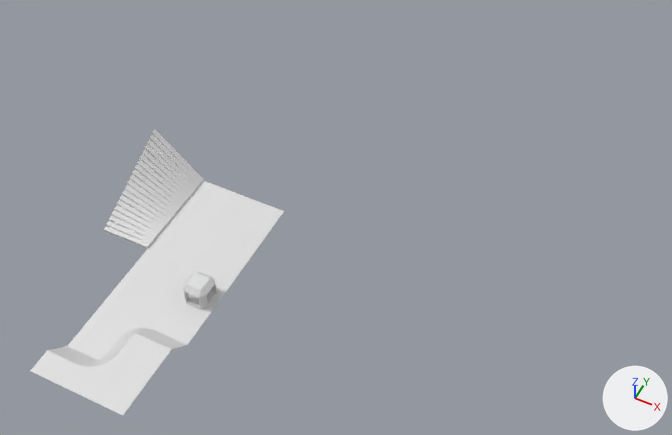
One commit to the glTF model static/levels/test/scene.gltf: the scene before it, then after it.
Camera for both pictures: a camera (50 mm lens) standing at (135.0, -160.0, 271.0) and looking at (30.0, 50.0, 7.0). The lights are fixed; the arrows at lower right show +X, +Y and +Z. Where no turn or scale is listed for an object, it has been applied to the vertices. Vertices at the same position are counted once.
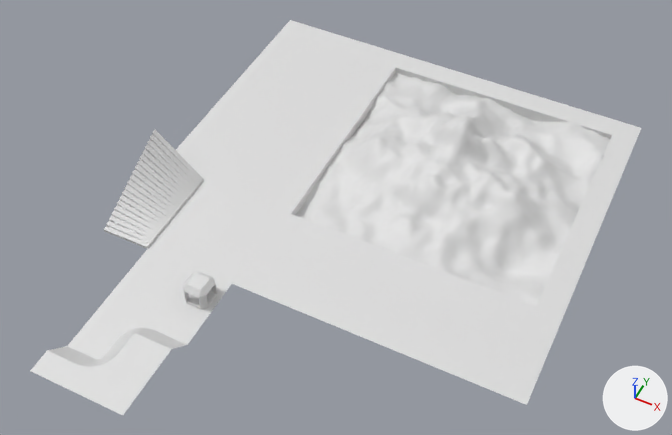
Patch to the scene script:
```diff
--- a/static/levels/test/scene.gltf.py
+++ b/static/levels/test/scene.gltf.py
@@ mat_material_002 @@
+mat_material_002 = principled_material('Material.002')
+mat_material_002.base_color = (0.8, 0.8, 0.8)  # white #e7e7e7
+mat_material_002.metallic = 0.5
+mat_material_002.roughness = 0.8
@@ me_plane_001 @@
 # used by ob_plane; location = (0.0, 0.0, 0.0)
-me_plane_001.from_pydata(...)  # 120 vertices, 182 faces; spans x -50.0..7.0, y -56.0..50.0, z 0.0..9.0
-me_plane_001.materials.append(mat_material_001)  # white #e7e7e7
+me_plane_001.from_pydata(...)  # 140 vertices, 213 faces; spans x -50.0..120.0, y -56.0..160.0, z -6.0..9.0
+# me_plane_001 part 1
+# 8 vertices are added at x 7.0..120.0, y 10.0..50.0, z -6.0..0.0
+# 7 new vertices lie (0.0, 100.0, 0.0) away from vertices in x -50.0..120.0, y 50.0, z -6.0..0.0
+# 5 new vertices lie (0.0, 10.0, 0.0) away from vertices in x -50.0..120.0, y 150.0, z 0.0
+# 31 new faces join them
+me_plane_001.materials.append(mat_material_002)  # white #e7e7e7
@@ me_plane @@
+me_plane.from_pydata(...)  # 4225 vertices, 8192 faces; spans x -50.0..50.0, y -50.0..50.0, z 2.2..31.4
+me_plane.materials.append(mat_material_001)  # white #e7e7e7
@@ ob_plane_002 @@
+ob_plane_002 = bpy.data.objects.new('Plane.002', me_plane)
+ob_plane_002.location = (60.0, 100.0, -10.0)
```

Location of each change, (x1, y1, x2, y2) in pixels of the pictures (672 x 435 px):
'Plane', reshaped (140% wider, 69% taller)
    before: (30, 181, 284, 415)
    after: (30, 20, 641, 415)
'Plane.002', added
    after: (295, 72, 610, 306)
part 1 of me_plane_001, added
    after: (176, 20, 641, 405)
